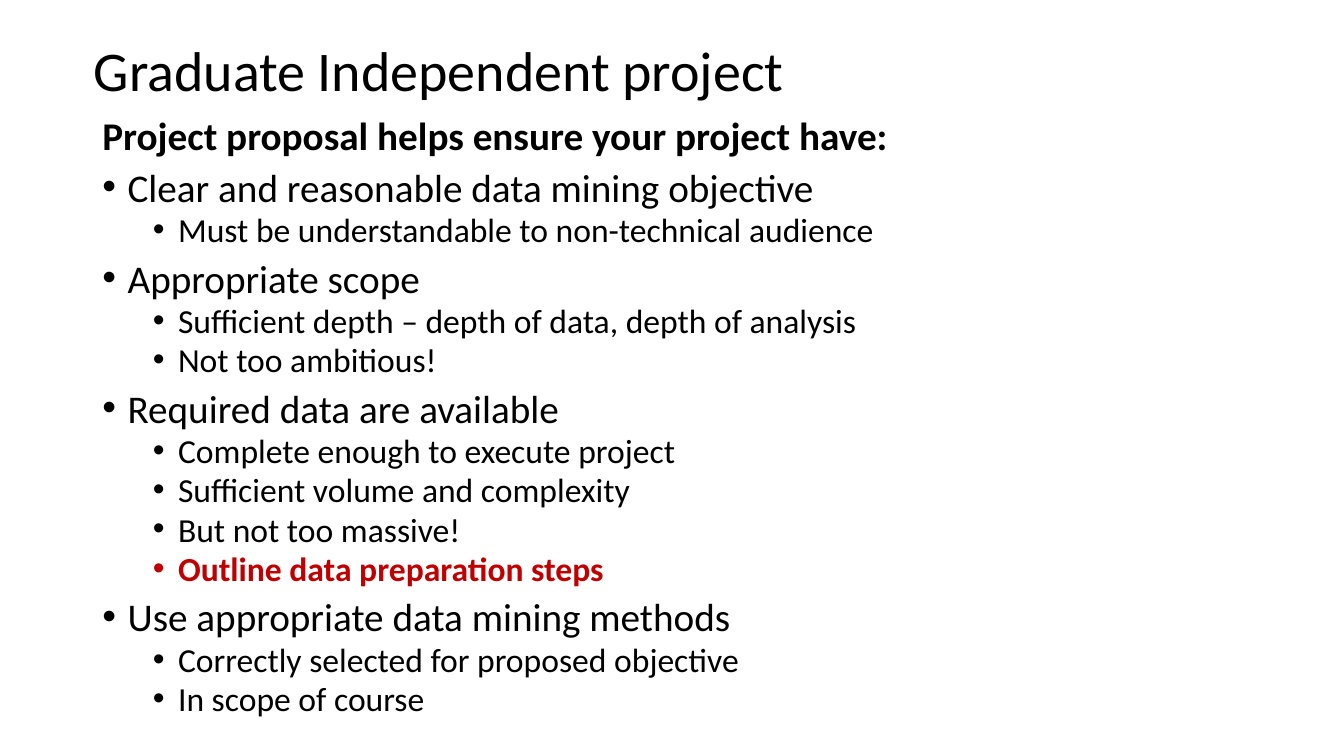
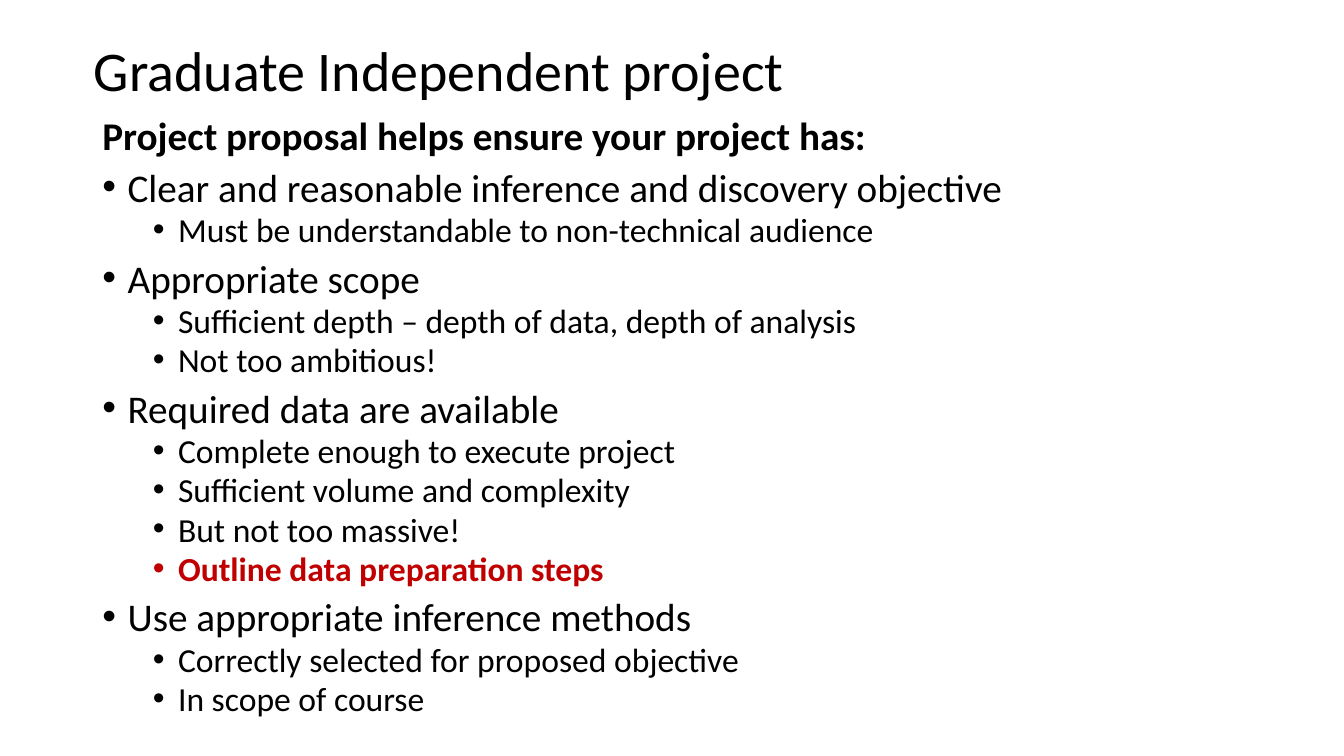
Before and after one commit to StephenElston/CSCI-E-83, a slide deck: slide 5 of SupplementaryMaterials/GraduateIndependentProject.pptx. Drawn at 1344x756 pixels with LibreOffice and Linux fonts; fonts in the diff are those of the drawing. Boxes give left, top, right and bottom in pixels: in the first picture for what was removed or moved away, otherwise in the second. Text is boxed around its words. In the diff, an @@ line names an element or a change of style, - is before the commit and + after.

```diff
--- a/SupplementaryMaterials/GraduateIndependentProject.pptx
+++ b/SupplementaryMaterials/GraduateIndependentProject.pptx
@@ text at [102, 122, 1002, 209]: text changed; bold off @@
-Project proposal helps ensure your project have:
-• Clear and reasonable data mining objective
+Project proposal helps ensure your project has:
+• Clear and reasonable inference and discovery objective
@@ text at [128, 603, 691, 638]: text changed @@
-• Use appropriate data mining methods
+• Use appropriate inference methods
```
Also in this commit, not shown: 3 other slides changed.
